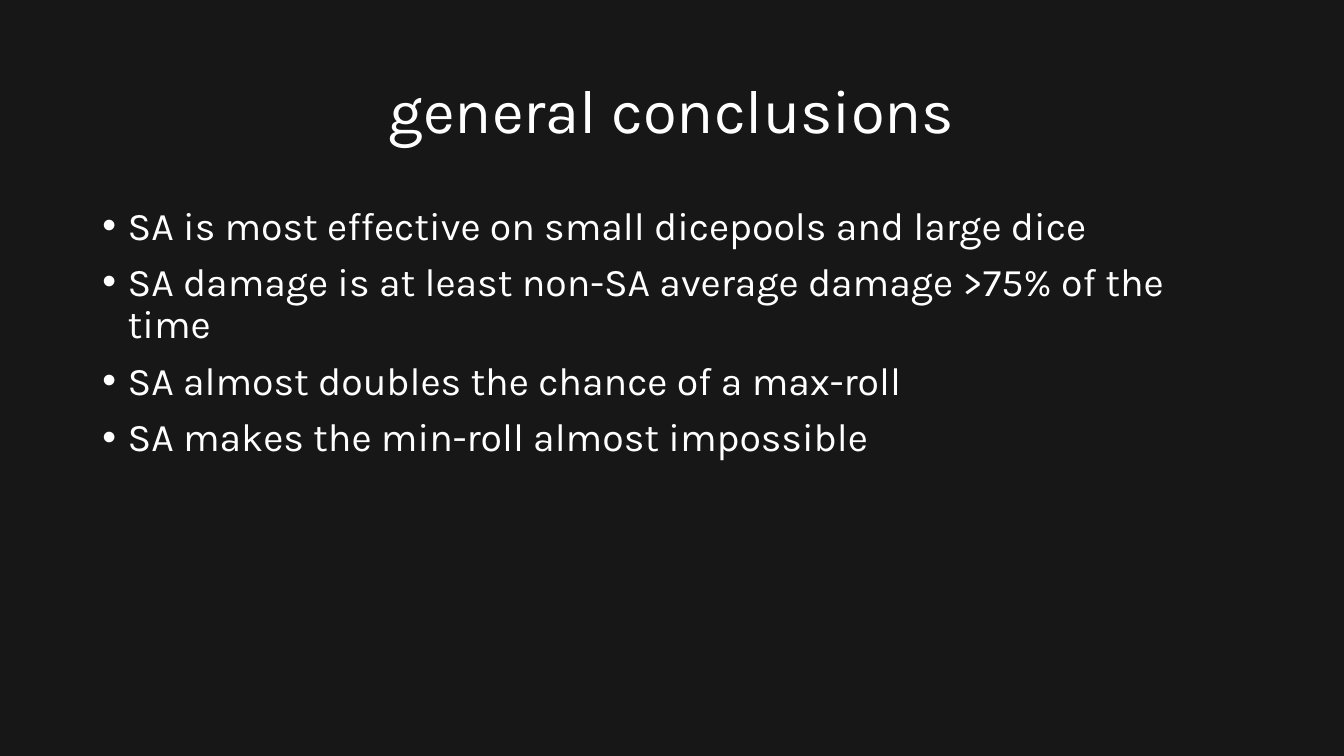
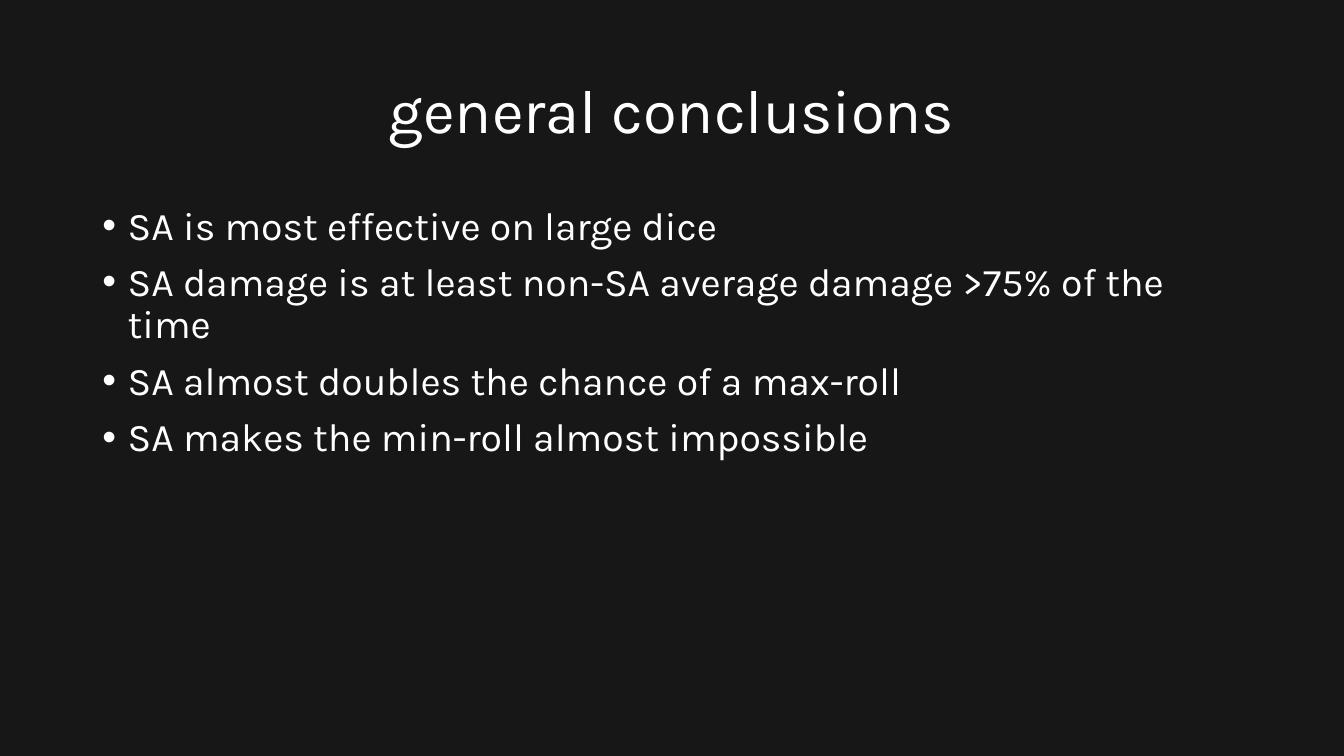
Before and after one commit to TriffnixXIV/Miscellaneous, a slide deck: slide 55 of Savage Attacker Math/Savage Attacker.pptx (slide 52 before the commit). Drawn at 1344x756 pixels with LibreOffice and Linux fonts; fonts in the diff are those of the drawing. Boxes give left, top, right and bottom in pixels: in the first picture for what was removed or moved away, otherwise in the second. Text is boxed around its words. In the diff, an @@ line names an element or a change of style, - is before the commit and + after.

```diff
--- a/Savage Attacker Math/Savage Attacker.pptx
+++ b/Savage Attacker Math/Savage Attacker.pptx
@@ text at (128, 213, 717, 250): text changed @@
-• SA is most effective on small dicepools and large dice
+• SA is most effective on large dice
```
Also in this commit, not shown: 4 slides added, 1 other file.
